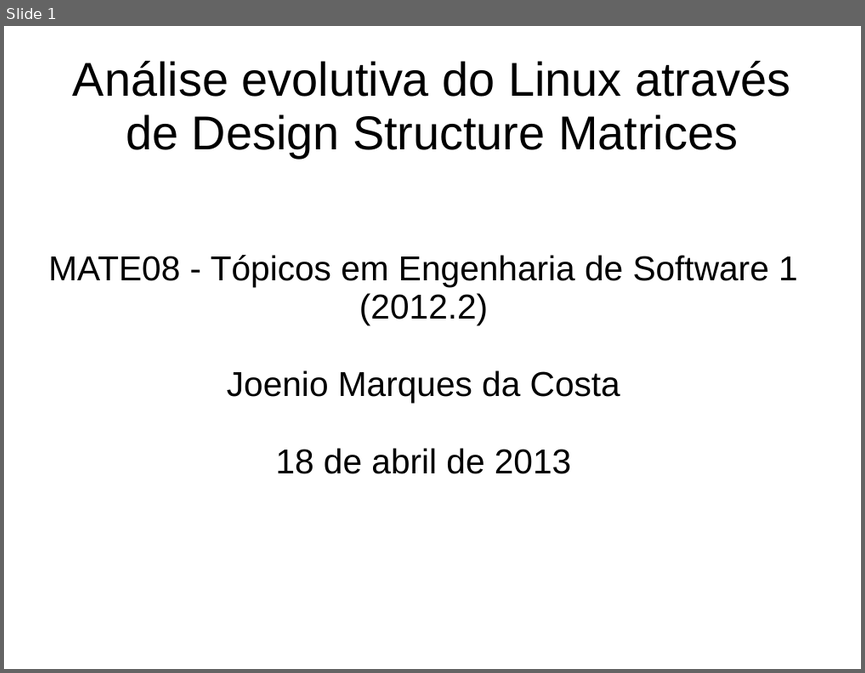
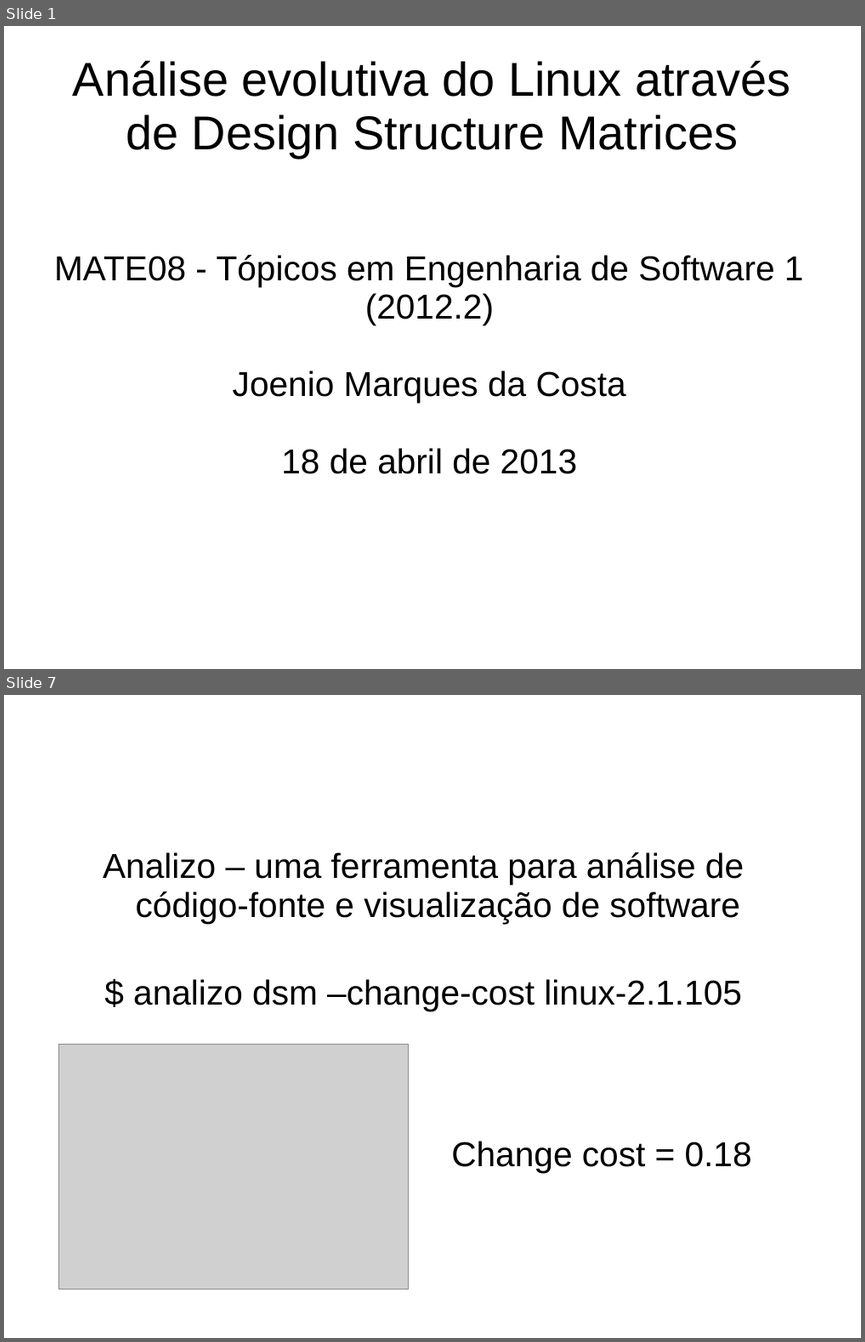
Before and after one commit to joenio/mestrado-ufba, a slide deck: MAT08/Trabalho/Relatorio/slides.ppt. Shown one above the other, each under a label of ours: slide 1 before the commit, slides 1 and 7 after it; the slides between them are not shown. The pictures are 865x673 and 865x1342 pixels, drawn with LibreOffice and Linux fonts; fonts in the diff are those of the drawing; grey boxes stand for pictures. Boxes give left, top, right and bottom in pixels: in the first picture for what was removed or moved away, otherwise in the second. Text is boxed around its words. In the diff, an @@ line names an element or a change of style, - is before the commit and + after.

```diff
--- a/MAT08/Trabalho/Relatorio/slides.ppt
+++ b/MAT08/Trabalho/Relatorio/slides.ppt
@@ slide 7 added at [4,695,861,1338], background #FFFFFF @@
@@ text added at [103,852,752,1173], 32 pt, text #000000 @@
+Analizo – uma ferramenta para análise de código-fonte e visualização de software
+$ analizo dsm –change-cost linux-2.1.105
+Change cost = 0.18
@@ picture added at [58,1044,408,1289] @@
@@ slide 1 changed as well @@
@@ subtitle "MATE08 - Tópicos em Engenharia ..." at [54,255,804,474]: indent changed @@
```
Also in this commit, not shown: 8 other slides added, 9 slides removed, 5 other files.
